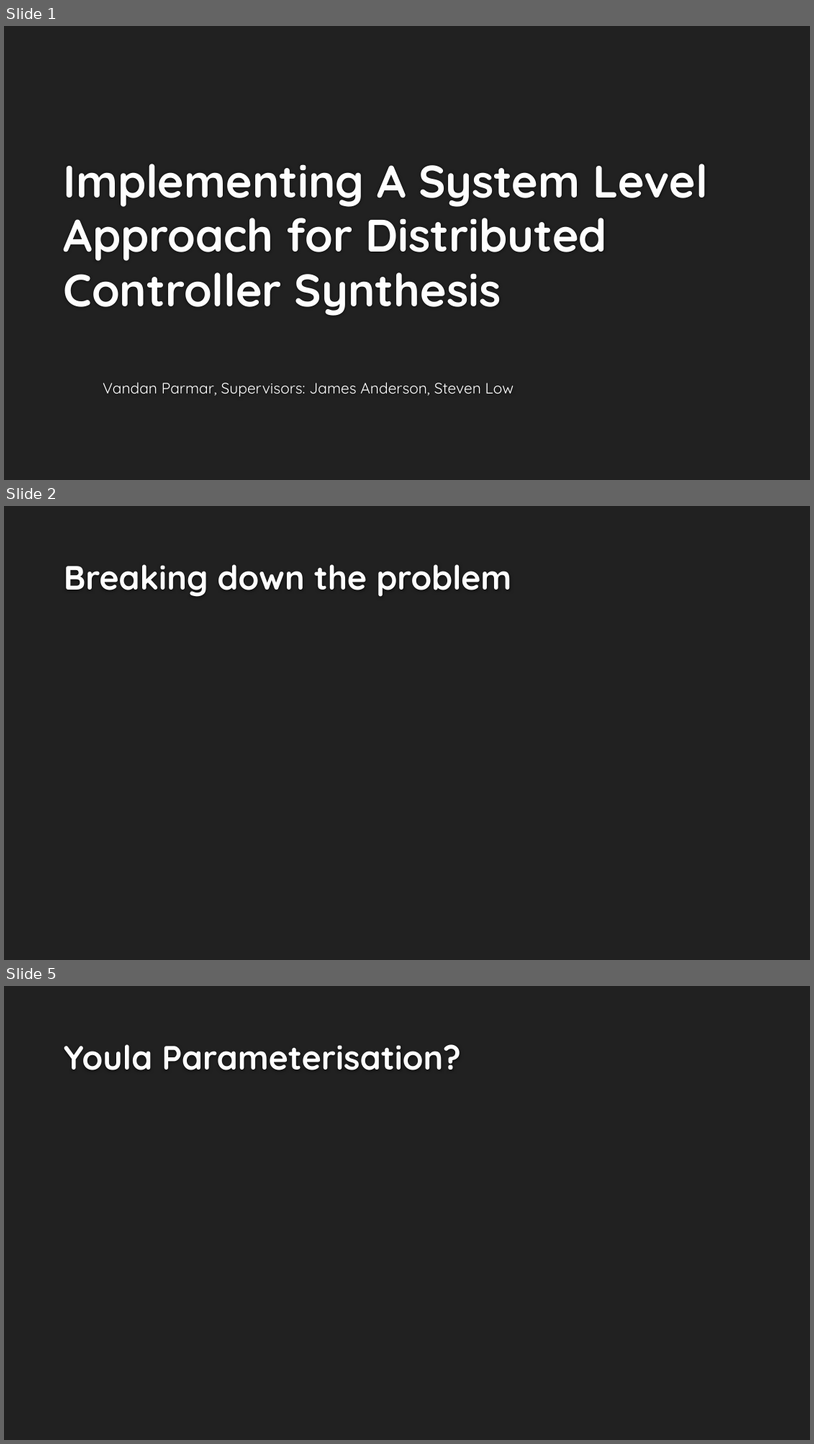
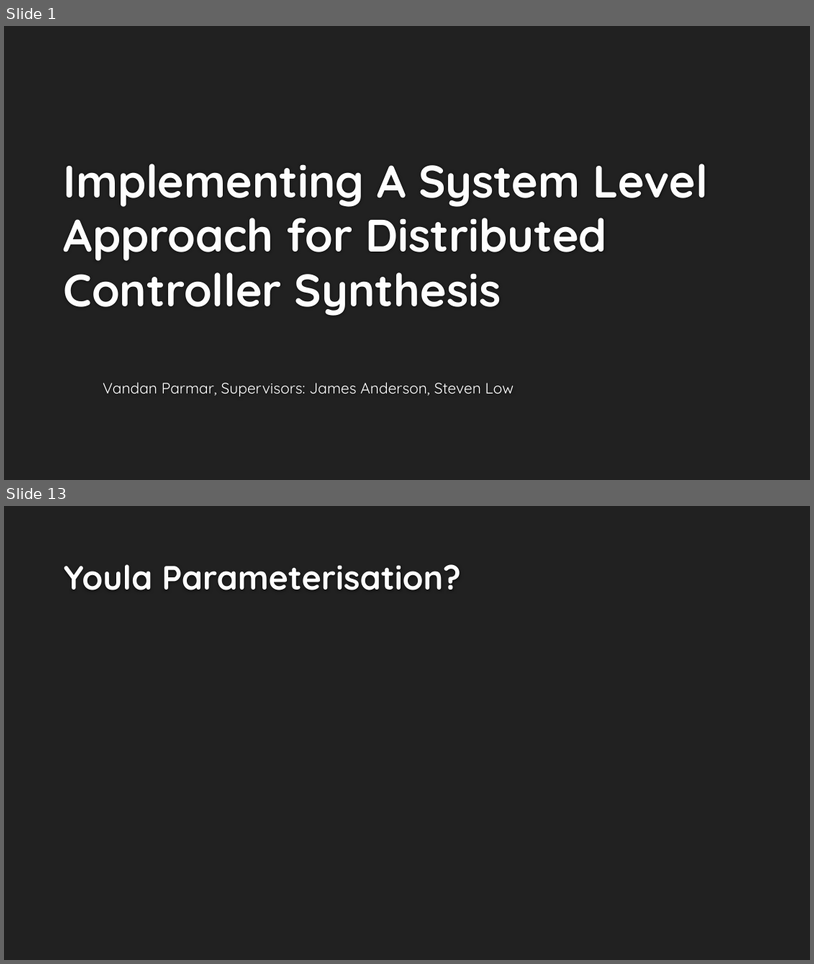
Before and after one commit to vandanparmar/SURFcode, a slide deck: reports/final_pres.pptx. Shown one above the other, each under a label of ours: slides 1, 2 and 5 before the commit, slides 1 and 13 after it; the slides between them are not shown. The pictures are 814x1444 and 814x964 pixels, drawn with LibreOffice and Linux fonts; fonts in the diff are those of the drawing; background and template pictures are left out. Boxes give left, top, right and bottom in pixels: in the first picture for what was removed or moved away, otherwise in the second. Text is boxed around its words. In the diff, an @@ line names an element or a change of style, - is before the commit and + after.

```diff
--- a/reports/final_pres.pptx
+++ b/reports/final_pres.pptx
@@ slide 2 removed at [4,506,810,960], background #212121 @@
@@ title removed at [64,564,512,597] @@
-Breaking down the problem
@@ what was slide 5 is now slide 13 @@
```
Also in this commit, not shown: 11 slides added, 2 other slides removed, 5 other files.
